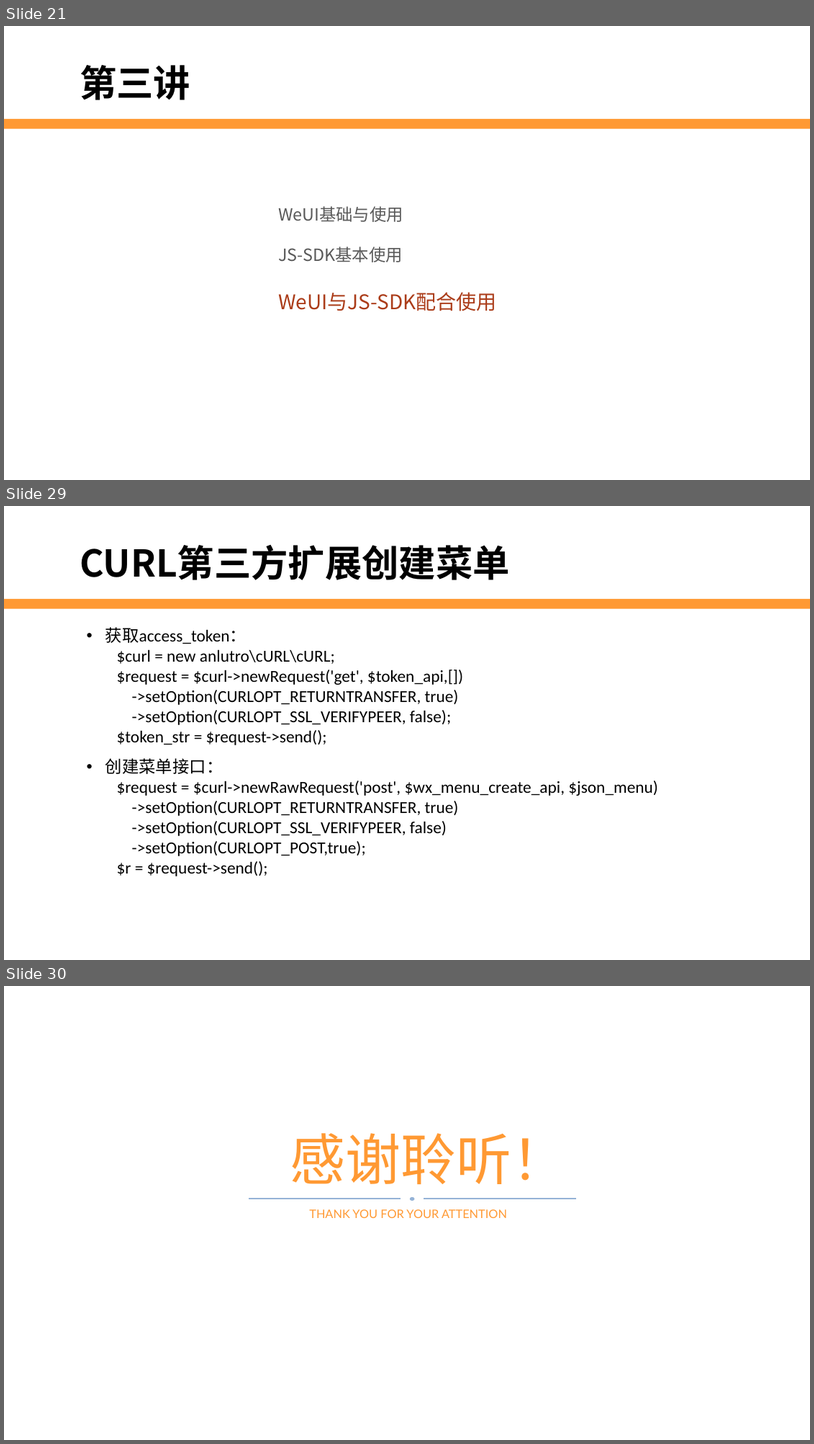
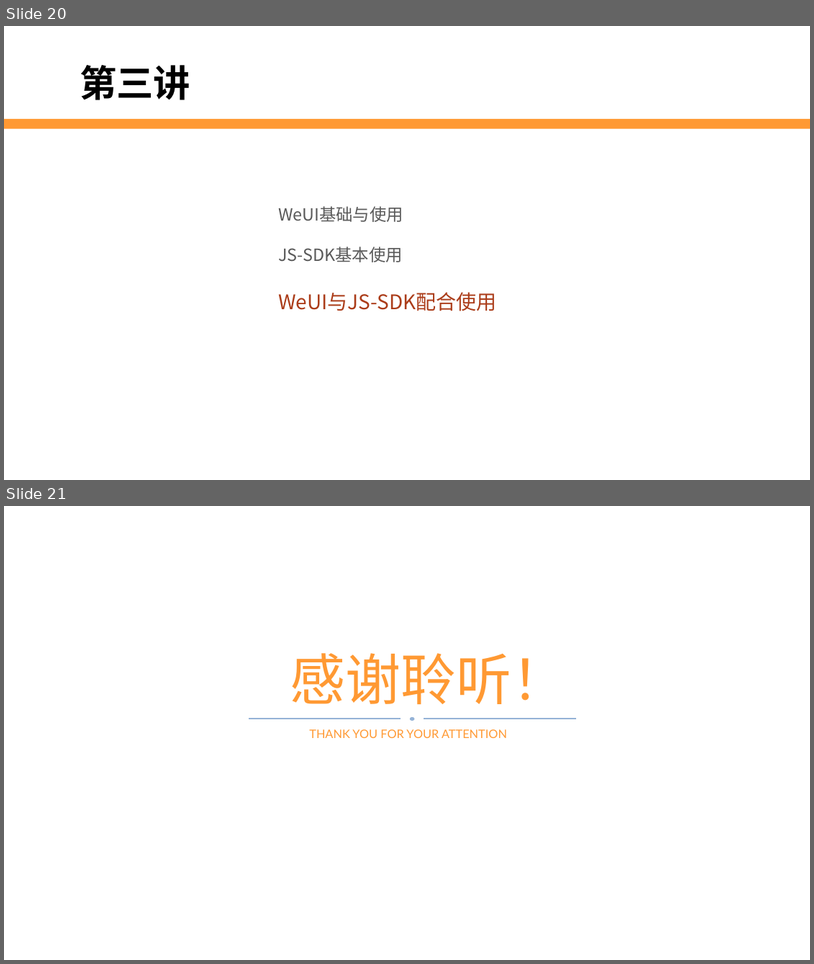
Before and after one commit to edu2act/2017-2018_1st_Wechat_Web_Programming, a slide deck: 第10讲 JS-SDK.pptx. Shown one above the other, each under a label of ours: slides 21, 29 and 30 before the commit, slides 20 and 21 after it; the slides between them are not shown. The pictures are 814x1444 and 814x964 pixels, drawn with LibreOffice and Linux fonts; fonts in the diff are those of the drawing; background and template pictures are left out. Boxes give left, top, right and bottom in pixels: in the first picture for what was removed or moved away, otherwise in the second. Text is boxed around its words. In the diff, an @@ line names an element or a change of style, - is before the commit and + after.

```diff
--- a/第10讲 JS-SDK.pptx
+++ b/第10讲 JS-SDK.pptx
@@ slide 29 removed at (4,506,810,960), background #FFFFFF; not listed: 1 template element that a slide beside it also shows @@
@@ text removed at (80,545,510,580) @@
-CURL第三方扩展创建菜单
@@ text removed at (106,627,658,876) @@
-• 获取access_token：
-  $curl = new anlutro\cURL\cURL;
-  $request = $curl->newRequest('get', $token_api,[])
-  ->setOption(CURLOPT_RETURNTRANSFER, true)
-  ->setOption(CURLOPT_SSL_VERIFYPEER, false);
-  $token_str = $request->send();
-• 创建菜单接口：
-  $request = $curl->newRawRequest('post', $wx_menu_create_api, $json_menu)
-  ->setOption(CURLOPT_RETURNTRANSFER, true)
-  ->setOption(CURLOPT_SSL_VERIFYPEER, false)
-  ->setOption(CURLOPT_POST,true);
-  $r = $request->send();
@@ what was slide 21 is now slide 20 @@
@@ what was slide 30 is now slide 21 @@
```
Also in this commit, not shown: 7 slides added, 15 other slides removed, 1 other file.
